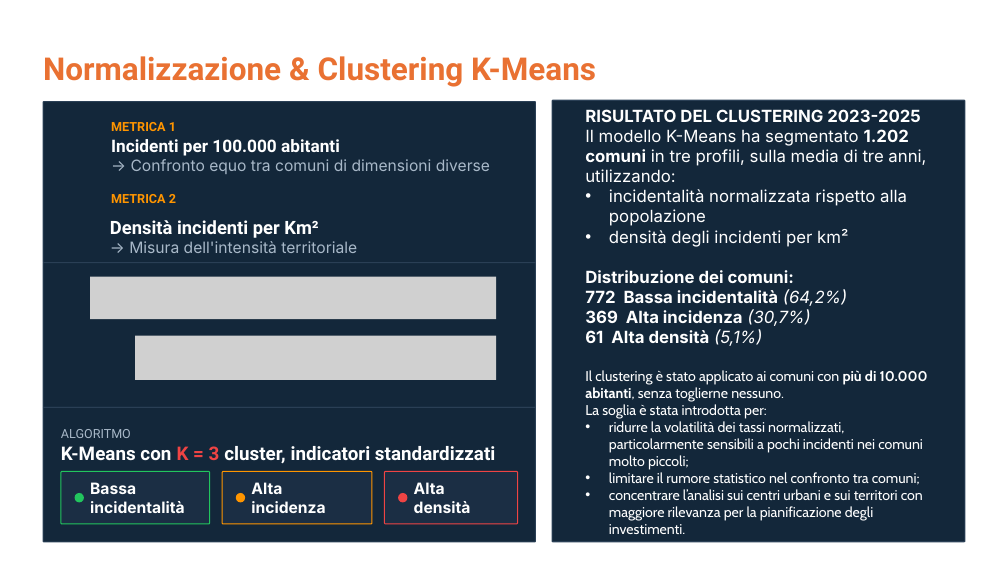
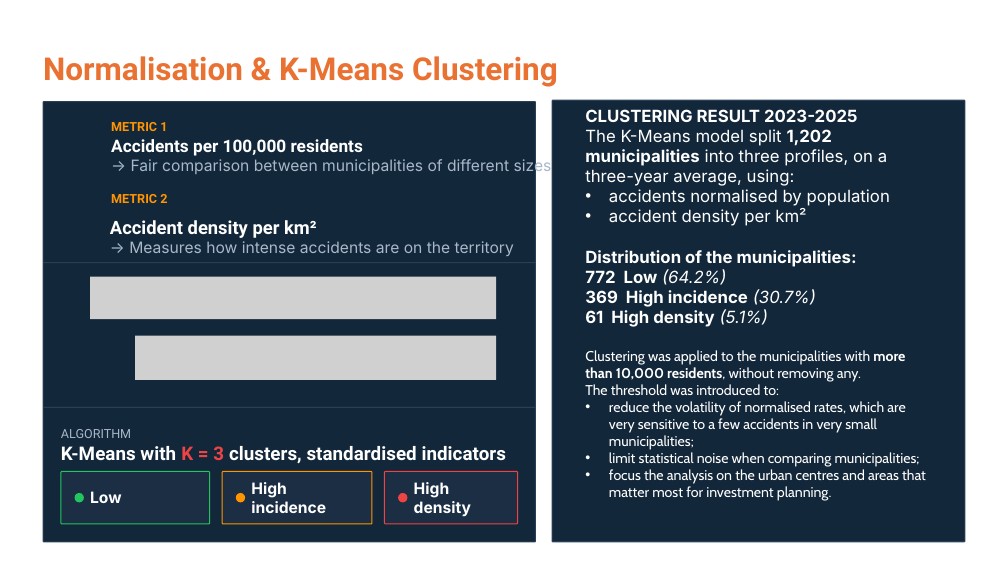
Before and after one commit to francesco-mauro/capston_project_final, a slide deck: slide 3 of Slide deck capstone project.pptx. Drawn at 1008x567 pixels with LibreOffice and Linux fonts; fonts in the diff are those of the drawing; grey boxes stand for pictures. Boxes give left, top, right and bottom in pixels: in the first picture for what was removed or moved away, otherwise in the second. Text is boxed around its words. In the diff, an @@ line names an element or a change of style, - is before the commit and + after.

```diff
--- a/Slide deck capstone project.pptx
+++ b/Slide deck capstone project.pptx
@@ text at (x1=43, y1=56, x2=558, y2=87): text changed @@
-Normalizzazione & Clustering K-Means
+Normalisation & K-Means Clustering
@@ text at (x1=585, y1=109, x2=926, y2=501): text changed @@
-RISULTATO DEL CLUSTERING 2023-2025
-Il modello K-Means ha segmentato 1.202 comuni in tre profili, sulla media di tre anni, utilizzando:
-• incidentalità normalizzata rispetto alla popolazione
-• densità degli incidenti per km²
-Distribuzione dei comuni:
-772 Bassa incidentalità (64,2%)
-369 Alta incidenza (30,7%)
-61 Alta densità (5,1%)
-Il clustering è stato applicato ai comuni con più di 10.000 abitanti, senza toglierne nessuno.
-La soglia è stata introdotta per:
-• ridurre la volatilità dei tassi normalizzati, particolarmente sensibili a pochi incidenti nei comuni molto piccoli;
-• limitare il rumore statistico nel confronto tra comuni;
-• concentrare l’analisi sui centri urbani e sui territori con maggiore rilevanza per la pianificazione degli investimenti.
+CLUSTERING RESULT 2023-2025
+The K-Means model split 1,202 municipalities into three profiles, on a three-year average, using:
+• accidents normalised by population
+• accident density per km²
+Distribution of the municipalities:
+772 Low (64.2%)
+369 High incidence (30.7%)
+61 High density (5.1%)
+Clustering was applied to the municipalities with more than 10,000 residents, without removing any.
+The threshold was introduced to:
+• reduce the volatility of normalised rates, which are very sensitive to a few accidents in very small municipalities;
+• limit statistical noise when comparing municipalities;
+• focus the analysis on the urban centres and areas that matter most for investment planning.
@@ text at (x1=111, y1=139, x2=363, y2=156): text changed @@
-Incidenti per 100.000 abitanti
+Accidents per 100,000 residents
@@ text at (x1=111, y1=122, x2=167, y2=131): text changed @@
-METRICA 1
+METRIC 1
@@ text at (x1=131, y1=158, x2=552, y2=176): text changed @@
-→ Confronto equo tra comuni di dimensioni diverse
+→ Fair comparison between municipalities of different sizes
@@ text at (x1=111, y1=194, x2=167, y2=203): text changed @@
-METRICA 2
+METRIC 2
@@ text at (x1=110, y1=220, x2=317, y2=238): text changed @@
-Densità incidenti per Km²
+Accident density per km²
@@ text at (x1=129, y1=241, x2=514, y2=256): text changed @@
-→ Misura dell'intensità territoriale
+→ Measures how intense accidents are on the territory
@@ text at (x1=61, y1=446, x2=506, y2=464): text changed @@
-K-Means con K = 3 cluster, indicatori standardizzati
+K-Means with K = 3 clusters, standardised indicators
@@ text at (x1=61, y1=429, x2=131, y2=438): text changed @@
-ALGORITMO
+ALGORITHM
@@ text at (x1=90, y1=491, x2=121, y2=503): text changed @@
-Bassa incidentalità
+Low
@@ text at (x1=251, y1=482, x2=326, y2=513): text changed @@
-Alta incidenza
+High incidence
@@ text at (x1=414, y1=482, x2=471, y2=517): text changed @@
-Alta densità
+High density
```
Also in this commit, not shown: 3 other slides changed, 1 slide added, 1 slide removed, 2 other files.
